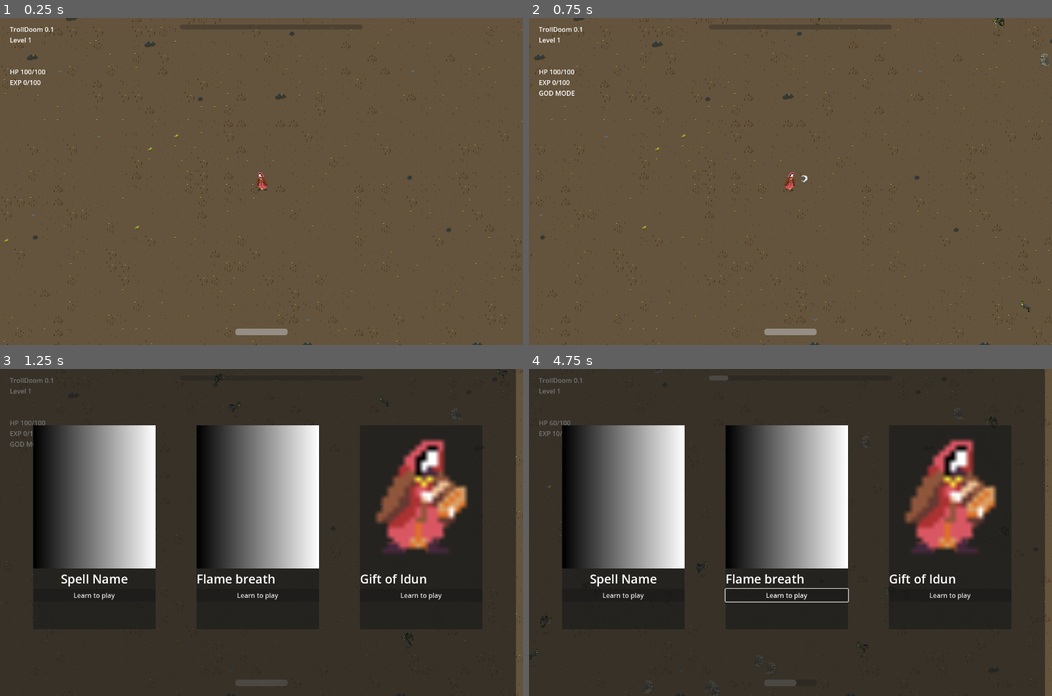
Above: before the commit, frames 1-4 (two rows, left to right).
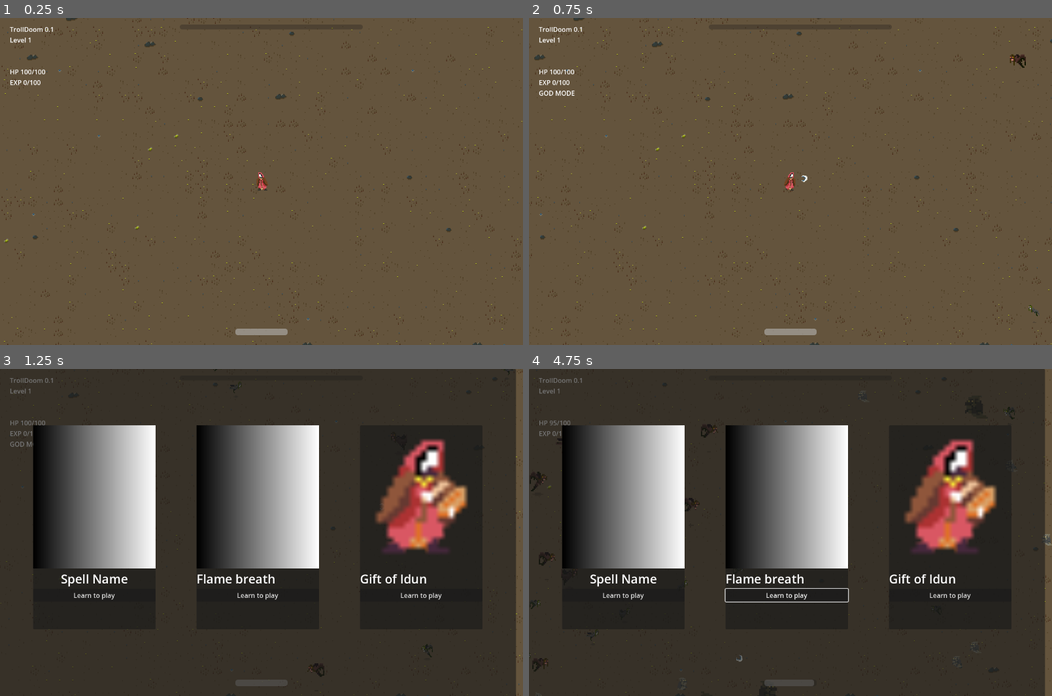
Above: after the commit, the same moments.

Repository: milestone-dev/ld55
Game: Godot game, scene res://scenes/main.tscn
Two runs of this game, one before a commit and one after it. Both use one fixed random seed, a clock stepped at 60 frames per second and the inputs below.
Inputs (mouse positions are in pixels of both pictures, inside the frame that each line leads up to):
- Up to frame 1 (0.25 s): no input
- Up to frame 2 (0.75 s): tap Enter at 0.5 s; move the mouse to (905, 165) at 0.52 s; hold D (move_right) from 0.53 s (still down); tap M (dev_godmode) at 0.6 s; click (905, 165) at 0.67 s
- Up to frame 3 (1.25 s): keep holding D (move_right); tap P (dev_shop) at 0.77 s
- Up to frame 4 (4.75 s): release D (move_right) at 1.25 s; click "Learn to play" at 1.25 s; click "Learn to play" at 2 s; drag from (685, 548) to (790, 532) at 2.77 s; move the mouse to (842, 460) at 3.52 s; hold D (move_right) 3.53-4.25 s; tap M (dev_godmode) at 3.6 s; drag from (764, 597) to (633, 483) at 4.27 s

Frame 1 is identical in both runs. In frame 2, 0.2% of the frame differs, in the area x 55-100%, y 0-92%; in frame 3, less than 0.1%; in frame 4, 0.4%, in the area x 0-100%, y 2-100%.

Commit message:
Add more mobs

Diff:
--- /dev/null
+++ b/resources/mobtypes/blodvittra.tres
@@ -0,0 +1,16 @@
+[gd_resource type="Resource" script_class="Mobtype" load_steps=3 format=3 uid="uid://ci08ip8pjeq2q"]
+
+[ext_resource type="Script" path="res://scripts/mobtype.gd" id="1_cweo1"]
+[ext_resource type="Texture2D" uid="uid://bd1dveiihl6g0" path="res://assets/sprites/NMY-VITTRA-Sheet.png" id="2_fi2ig"]
+
+[resource]
+script = ExtResource("1_cweo1")
+max_hp = 100
+speed = 6000
+attack_damage = 5
+attack_cooldown_max = 0.3
+attack_range = 8
+exp = 5
+sprite = ExtResource("2_fi2ig")
+color = Color(1, 0.615686, 0.556863, 1)
+scale = 1.5
--- /dev/null
+++ b/resources/mobtypes/svartdvarg.tres
@@ -0,0 +1,16 @@
+[gd_resource type="Resource" script_class="Mobtype" load_steps=3 format=3 uid="uid://cgsjb2t86duys"]
+
+[ext_resource type="Script" path="res://scripts/mobtype.gd" id="1_r26gc"]
+[ext_resource type="Texture2D" uid="uid://dqxlbdf7d7n4w" path="res://assets/sprites/NMY-Gradvarg-Sheet.png" id="2_gncx0"]
+
+[resource]
+script = ExtResource("1_r26gc")
+max_hp = 100
+speed = 500
+attack_damage = 100
+attack_cooldown_max = 0.3
+attack_range = 8
+exp = 5
+sprite = ExtResource("2_gncx0")
+color = Color(0.54902, 0.521569, 0.427451, 1)
+scale = 2.0
--- a/resources/mobtypes/vittra.tres
+++ b/resources/mobtypes/vittra.tres
@@ -6,9 +6,11 @@
 [resource]
 script = ExtResource("1_20pmk")
 max_hp = 100
-speed = 6000
+speed = 4000
 attack_damage = 5
 attack_cooldown_max = 0.3
 attack_range = 8
 exp = 5
 sprite = ExtResource("2_es0np")
+color = Color(1, 1, 1, 1)
+scale = 1.0
--- a/scenes/mob.tscn
+++ b/scenes/mob.tscn
@@ -4,7 +4,7 @@
 [ext_resource type="Texture2D" uid="uid://bd1dveiihl6g0" path="res://assets/sprites/NMY-VITTRA-Sheet.png" id="2_3fp5a"]
 
 [sub_resource type="CircleShape2D" id="CircleShape2D_so115"]
-radius = 16.0
+radius = 4.0
 
 [sub_resource type="Animation" id="Animation_v6s7b"]
 resource_name = "die_left"
@@ -168,7 +168,6 @@
 transitions = ["Start", "Walk", SubResource("AnimationNodeStateMachineTransition_t5r0f"), "Walk", "Die", SubResource("AnimationNodeStateMachineTransition_bmo6e")]
 
 [node name="Mob" type="CharacterBody2D" node_paths=PackedStringArray("animation_tree") groups=["mob"]]
-collision_mask = 0
 motion_mode = 1
 script = ExtResource("1_8hhfd")
 animation_tree = NodePath("AnimationTree")
@@ -180,7 +179,7 @@
 texture_filter = 1
 texture = ExtResource("2_3fp5a")
 hframes = 12
-frame = 5
+frame = 2
 
 [node name="AnimationPlayer" type="AnimationPlayer" parent="."]
 root_node = NodePath("../AnimationTree")
--- a/scripts/mob.gd
+++ b/scripts/mob.gd
@@ -15,6 +15,8 @@
 	$Sprite2D.texture = type.sprite
 	player_target = get_tree().get_nodes_in_group("player")[0];
 	hp = type.max_hp
+	modulate = type.color
+	scale = Vector2(type.scale,type.scale)
 
 func _physics_process(delta):
 	if !alive: return
--- a/scripts/mobtype.gd
+++ b/scripts/mobtype.gd
@@ -8,6 +8,8 @@
 @export var attack_range = 8;
 @export var exp : int = 5;
 @export var sprite: Texture2D
+@export var color : Color = Color.WHITE;
+@export var scale : float = 1;
 
 # Called when the node enters the scene tree for the first time.
 func _ready() -> void:
Not shown: 1 places in scenes/player.tscn that only renumber resources
